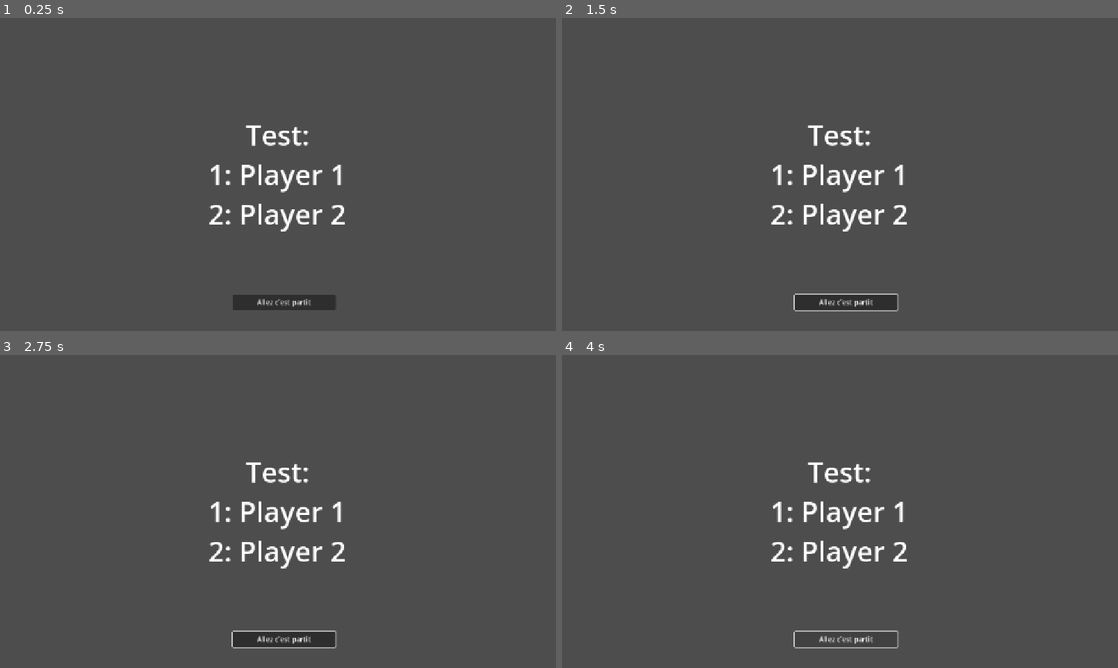
Above: before the commit, frames 1-4 (two rows, left to right).
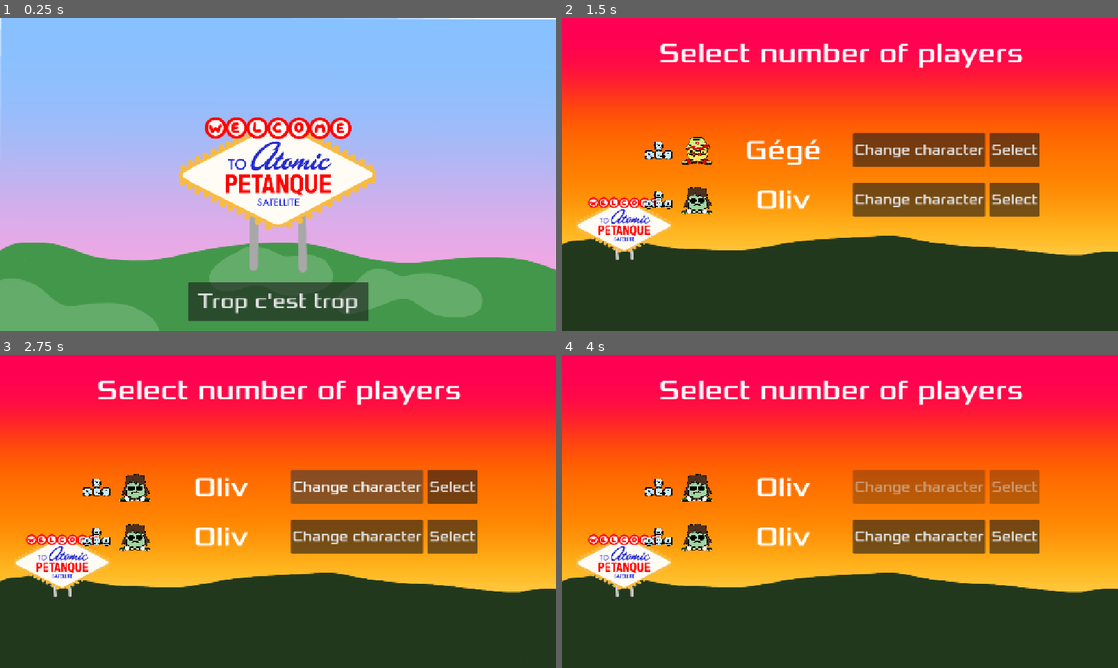
Above: after the commit, the same moments.

Repository: Robb-Fr/orbital-game-jam-7
Game: Godot game, scene res://chug.tscn
Same seed, same stepped clock (60 frames per second), same inputs: the game is played once before the commit and once after it. This scene is started directly instead of the project's main scene.
Inputs (mouse positions are in pixels of both pictures, inside the frame that each line leads up to):
- Up to frame 1 (0.25 s): no input
- Up to frame 2 (1.5 s): click (845, 302) at 0.5 s, where only the run before the commit has a clickable "Allez c'est partit"; click (995, 174) at 1.25 s, where only the run after the commit has a clickable "Enter"
- Up to frame 3 (2.75 s): click (355, 486) at 2 s, where only the run after the commit has a clickable "Change character"
- Up to frame 4 (4 s): click (1012, 486) at 2.75 s, where only the run after the commit has a clickable "Select"; click (845, 639) at 3.5 s, where only the run before the commit has a clickable "Allez c'est partit"

The runs differ from the first frame. In frame 1, 99% of the frame differs, in the area x 0-100%, y 0-100%; in frame 2, 99%; in frame 3, 99%; in frame 4, 100%.

Commit message:
welcome page and goodbye lan

Diff:
--- a/chug.gd
+++ b/chug.gd
@@ -3,9 +3,10 @@
 const MAX_CLICKS = 30
 const CLICKS_PER_STAGE = 10
 ##Test without signals but just like it
-var characters = [3,1,-1,-1]
+
 
 ##Other constant need to clean
+var for_real=1
 var winner
 var players_char=[]
 var players_ready = false
@@ -31,6 +32,9 @@
 	preload("res://art/atomic_petanque/Pastis-6.png"),
 	preload("res://art/atomic_petanque/Pastis-7.png"),
 ]
+signal lets_play
+signal player_chars_are(Array)
+signal winner_is(id)
 
 func _ready():
 	var scene_a = get_node("HUD")  # Change selon ta structure
@@ -81,12 +85,12 @@
 				get_node("Glass"+str(controller_nb)).visible=false
 				classement.append(controller_nb)
 				finished[controller_nb] = 1
-	if finished == [1, 1, 1, 1]:
+	if finished == [1, 1, 1, 1] and for_real==1:
 		$Glouglou.stop()
 # Affiche les sprites X et Y
 		var text_temp="Classement: "
 		for i in range (0,4):
-			if characters[i]!=-1:
+			if players_char[i] is String:
 				get_node("Player"+str(i)).visible = false
 				get_node("Glass"+str(i)).visible = false
 				text_temp+="\n"+str(i+1)+". Player"+str(classement[i])
@@ -96,6 +100,7 @@
 		$Classement.text = text_temp
 # Affiche la boîte de texte
 		$Classement.visible = true
+		$Button.visible = true
 
 
 func update_glass_sprite(controller_nb,score):
@@ -157,3 +162,17 @@
 
 func _on_hud_all_players_selected_bis(characters: Array) -> void:
 	players_char=characters
+
+func hide_all_sprites():
+	for node in get_children():
+		if node is Sprite2D or node is AnimatedSprite2D:
+			node.hide()
+
+
+func _on_button_pressed() -> void:
+	for_real=0
+	print_debug("pressed mon sang")
+	player_chars_are.emit(players_char) #i.e. ["Gégé","Oliv",-1,-1]
+	winner_is.emit(winner) # Replace with function body.
+	$Classement.visible = false
+	$Button.visible = false
--- a/chug.tscn
+++ b/chug.tscn
@@ -63,67 +63,59 @@
 script = ExtResource("1_dxvyv")
 
 [node name="Bg" type="Sprite2D" parent="."]
-visible = false
 position = Vector2(645, 364)
 texture = ExtResource("8_whnba")
 
 [node name="Player0" type="AnimatedSprite2D" parent="."]
-visible = false
 position = Vector2(238, 550)
 scale = Vector2(0.5, 0.5)
 sprite_frames = SubResource("SpriteFrames_uffwh")
 animation = &"Patoche"
 
 [node name="Player1" type="AnimatedSprite2D" parent="."]
-visible = false
 position = Vector2(554.439, 551)
 scale = Vector2(0.5, 0.5)
 sprite_frames = SubResource("SpriteFrames_uffwh")
 animation = &"Oliv"
 
 [node name="Player2" type="AnimatedSprite2D" parent="."]
-visible = false
 position = Vector2(860.439, 553)
 scale = Vector2(0.5, 0.5)
 sprite_frames = SubResource("SpriteFrames_uffwh")
 animation = &"Oliv"
 
 [node name="Player3" type="AnimatedSprite2D" parent="."]
-visible = false
 position = Vector2(1145.44, 550)
 scale = Vector2(0.5, 0.5)
 sprite_frames = SubResource("SpriteFrames_uffwh")
 animation = &"Oliv"
 
 [node name="Glass0" type="Sprite2D" parent="."]
-visible = false
 position = Vector2(184, 613)
 rotation = 0.356047
 scale = Vector2(0.3, 0.3)
 texture = ExtResource("5_xlhos")
 
 [node name="Glass1" type="Sprite2D" parent="."]
-visible = false
 position = Vector2(506.439, 617)
 rotation = 0.356047
 scale = Vector2(0.3, 0.3)
 texture = ExtResource("5_xlhos")
 
 [node name="Glass2" type="Sprite2D" parent="."]
-visible = false
 position = Vector2(800.439, 613)
 rotation = 0.356047
 scale = Vector2(0.3, 0.3)
 texture = ExtResource("5_xlhos")
 
 [node name="Glass3" type="Sprite2D" parent="."]
-visible = false
 position = Vector2(1083.44, 619)
 rotation = 0.356047
 scale = Vector2(0.3, 0.3)
 texture = ExtResource("5_xlhos")
 
 [node name="Classement" type="Label" parent="."]
+visible = false
 offset_right = 1277.0
 offset_bottom = 718.0
 theme_override_font_sizes/font_size = 64
@@ -134,33 +126,26 @@
 vertical_alignment = 1
 
 [node name="Glouglou" type="AudioStreamPlayer2D" parent="."]
-visible = false
 stream = ExtResource("6_uffwh")
 
 [node name="Burp" type="AudioStreamPlayer2D" parent="."]
-visible = false
 stream = ExtResource("7_whnba")
 
 [node name="HUD" parent="." instance=ExtResource("17_hisil")]
-visible = false
 
 [node name="3" type="Sprite2D" parent="."]
-visible = false
 position = Vector2(621, 356)
 texture = ExtResource("9_irmjv")
 
 [node name="2" type="Sprite2D" parent="."]
-visible = false
 position = Vector2(621, 350)
 texture = ExtResource("10_fbv2u")
 
 [node name="1" type="Sprite2D" parent="."]
-visible = false
 position = Vector2(623, 348)
 texture = ExtResource("11_irmjv")
 
 [node name="Buvez!" type="Sprite2D" parent="."]
-visible = false
 position = Vector2(646, 338)
 texture = ExtResource("15_xh6so")
 
@@ -181,3 +166,4 @@
 [connection signal="all_players_selected_bis" from="HUD" to="." method="_on_hud_all_players_selected_bis"]
 [connection signal="start_minigame" from="HUD" to="." method="_on_hud_start_minigame"]
 [connection signal="timeout" from="Countdown" to="." method="_on_countdown_timeout"]
+[connection signal="pressed" from="Button" to="." method="_on_button_pressed"]
--- a/hud.gd
+++ b/hud.gd
@@ -13,7 +13,6 @@
 var selected_characters = [-1, -1, -1, -1]
 
 var mae_char= [-1,-1,-1,-1]
-
 func _ready():
 	$HeaderMessage.hide()
 	$PlayerSelects.hide()
@@ -44,7 +43,6 @@
 
 func _on_start_button_pressed():
 	$StartButton.hide()
-	$Message.hide()
 	$NbPlayersBox.show()
 	$EnterNbPlayers.show()
 	change_header_message("Select number of players")
@@ -63,7 +61,7 @@
 	all_players_selected_bis.emit(mae_char)
 	$HeaderMessage.hide()
 	$PlayerSelects.queue_free()
-	$Background.hide()
+	$BG2.hide()
 	$Musique_festive.stop()
 	show_message("Press fast to DRINK")
 	start_minigame.emit()
@@ -71,6 +69,7 @@
 func _on_enter_nb_players_pressed():
 	$NbPlayersBox.hide()
 	$EnterNbPlayers.hide()
+	$Background.hide()
 	nb_players = $NbPlayersBox.value
 	for i in range(nb_players):
 		var player_i = select_player_scene.instantiate()
--- a/hud.tscn
+++ b/hud.tscn
@@ -1,9 +1,10 @@
-[gd_scene load_steps=8 format=3 uid="uid://7asofadfxl1i"]
+[gd_scene load_steps=9 format=3 uid="uid://7asofadfxl1i"]
 
 [ext_resource type="FontFile" uid="uid://b00c3n5argown" path="res://fonts/Xolonium-Regular.ttf" id="1_37p78"]
 [ext_resource type="Script" uid="uid://bfqmjnbve3osf" path="res://hud.gd" id="1_64ctp"]
 [ext_resource type="PackedScene" uid="uid://6vo508oj4fra" path="res://character_select.tscn" id="2_8sq4i"]
-[ext_resource type="Texture2D" uid="uid://c1m3sbukojmvy" path="res://art/atomic_petanque/backgrounds/background_orange.png" id="3_640wx"]
+[ext_resource type="Texture2D" uid="uid://21ss41user36" path="res://art/atomic_petanque/Sunset.png" id="3_1xsix"]
+[ext_resource type="Texture2D" uid="uid://b2klmxp3l1vj8" path="res://art/atomic_petanque/backgrounds/Welcome page .png" id="3_a2258"]
 [ext_resource type="AudioStream" uid="uid://ba6c5457sy3ie" path="res://art/sons/Karaoké Patrick Sébastien Les sardines.mp3" id="5_a2258"]
 
 [sub_resource type="InputEventKey" id="InputEventKey_8sq4i"]
@@ -17,13 +18,18 @@
 script = ExtResource("1_64ctp")
 select_player_scene = ExtResource("2_8sq4i")
 
+[node name="BG2" type="TextureRect" parent="."]
+offset_right = 1280.0
+offset_bottom = 720.0
+texture = ExtResource("3_1xsix")
+
 [node name="Background" type="TextureRect" parent="."]
 anchors_preset = 15
 anchor_right = 1.0
 anchor_bottom = 1.0
 grow_horizontal = 2
 grow_vertical = 2
-texture = ExtResource("3_640wx")
+texture = ExtResource("3_a2258")
 
 [node name="HeaderMessage" type="Label" parent="."]
 anchors_preset = 5
@@ -63,13 +69,12 @@
 offset_left = -360.0
 offset_top = -120.0
 offset_right = 360.0
-offset_bottom = 120.0
+offset_bottom = 116.0
 grow_horizontal = 2
 grow_vertical = 2
 size_flags_horizontal = 4
 theme_override_fonts/font = ExtResource("1_37p78")
 theme_override_font_sizes/font_size = 72
-text = "Atomic Petank"
 horizontal_alignment = 1
 vertical_alignment = 1
 autowrap_mode = 2
@@ -115,10 +120,10 @@
 anchor_top = 0.5
 anchor_right = 0.5
 anchor_bottom = 0.5
-offset_left = -104.0
-offset_top = -48.0
-offset_right = -17.4375
-offset_bottom = -17.0
+offset_left = -512.0
+offset_top = -44.0
+offset_right = -425.438
+offset_bottom = -13.0
 grow_horizontal = 2
 grow_vertical = 2
 scale = Vector2(3, 3)
@@ -136,10 +141,10 @@
 anchor_top = 1.0
 anchor_right = 0.5
 anchor_bottom = 1.0
-offset_left = -72.0
-offset_top = -232.0
-offset_right = 74.0
-offset_bottom = -166.0
+offset_left = 286.0
+offset_top = -390.0
+offset_right = 432.0
+offset_bottom = -324.0
 grow_horizontal = 2
 grow_vertical = 0
 size_flags_horizontal = 4
--- a/player.gd
+++ b/player.gd
@@ -70,15 +70,15 @@
 		nb_boules += 1
 		thrown_ball.emit(controller_type, position, Vector2(1,0), 150)
 
-	if !can_move:
-		var arena = get_node("Arena")
-		var target_direction = (arena.position - position).normalized()
-		if velocity.length() > 0:
-			velocity = velocity.normalized() * speed
-			$PlayerSprite.play()
-		else:
-			$PlayerSprite.stop()
-		move_and_slide()
+	#if !can_move:
+		#var arena = get_node("Arena")
+		#var target_direction = (arena.position - position).normalized()
+		#if velocity.length() > 0:
+			#velocity = velocity.normalized() * speed
+			#$PlayerSprite.play()
+		#else:
+			#$PlayerSprite.stop()
+		#move_and_slide()
 
 		if velocity.x != 0:
 			$PlayerSprite.animation = "walk"
@@ -88,12 +88,12 @@
 			$PlayerSprite.animation = "up"
 			$PlayerSprite.flip_v = velocity.y > 0
 
-	if Input.is_action_just_pressed("pressX" + str(controller_nb)):
-		if !is_playing && $Hint.visible:
-			$Hint.visible = false
-			on_stadium_entered()
-		elif is_playing:
-			on_stadium_exit()
+	#if Input.is_action_just_pressed("pressX" + str(controller_nb)):
+		#if !is_playing && $Hint.visible:
+			#$Hint.visible = false
+			#on_stadium_entered()
+		#elif is_playing:
+			#on_stadium_exit()
 
 	# STATE MANAGEMENT
 	current_ethanol = clamp(current_ethanol - ETHANOL_DECREASE_PER_TICK / (1.0 - ethanol_decrease_buff), 0, MAX_ETHANOL)
Binary file added: art/atomic_petanque/backgrounds/Welcome page .png
Not shown, added: art/atomic_petanque/backgrounds/Welcome page .png.import
Not shown: 1 places in boule.tscn that only renumber resources
Not shown: 1 places in chug.tscn that only renumber resources
Not shown: 1 places in cochon.tscn that only renumber resources
